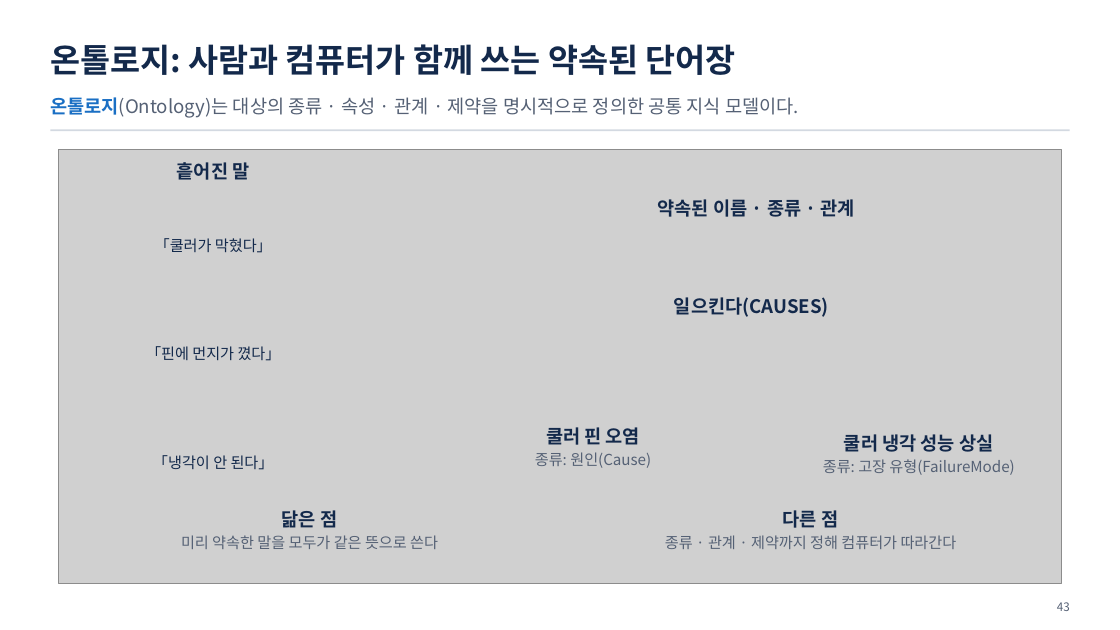
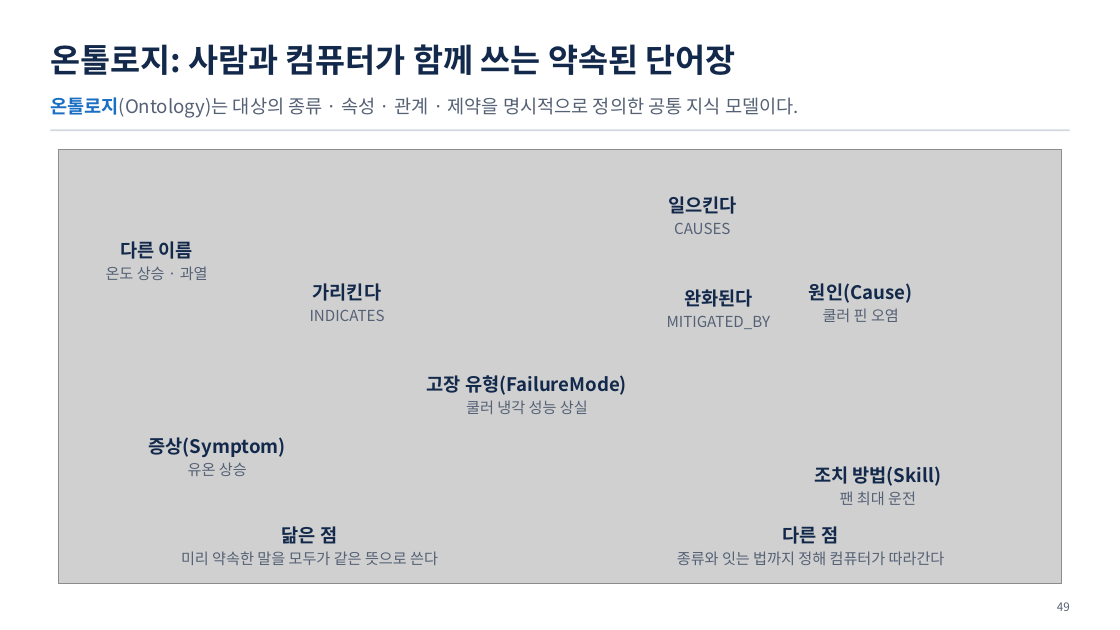
Before and after one commit to uengine-oss/hyd-iot-edu, a slide deck: slide 49 of workspace/강의제작/산출물/통합반/이론_오프라인/01회차/통합반_오프라인_01회차.pptx (slide 43 before the commit). Drawn at 1120x630 pixels with LibreOffice and Linux fonts; fonts in the diff are those of the drawing; grey boxes stand for pictures. Boxes give left, top, right and bottom in pixels: in the first picture for what was removed or moved away, otherwise in the second. Text is boxed around its words. In the diff, an @@ line names an element or a change of style, - is before the commit and + after.

Commit message:
오프라인 1회차 교재를 온라인 76장 확정판과 같은 판으로(표지만 「오프라인 1회」, 사용자 결정) — 온톨로지 파트가 옛 판이던 결함 · 노션 1회차 두 쪽 갱신 기록

```diff
--- a/workspace/강의제작/산출물/통합반/이론_오프라인/01회차/통합반_오프라인_01회차.pptx
+++ b/workspace/강의제작/산출물/통합반/이론_오프라인/01회차/통합반_오프라인_01회차.pptx
@@ text removed at bbox=[177, 162, 249, 180] @@
-흩어진 말
@@ text removed at bbox=[658, 199, 855, 217] @@
-약속된 이름 · 종류 · 관계
@@ text at bbox=[668, 196, 736, 234]: text changed; size 16 to 13 pt; text colour #13294B to #556175; bold off @@
-일으킨다(CAUSES)
+일으킨다
+CAUSES
@@ text added at bbox=[106, 241, 208, 280], 13 pt, text #556175 @@
+다른 이름
+온도 상승 · 과열
@@ text added at bbox=[310, 283, 385, 321], 13 pt, text #556175 @@
+가리킨다
+INDICATES
@@ text added at bbox=[667, 289, 770, 329], 13 pt, text #556175 @@
+완화된다
+MITIGATED_BY
@@ text at bbox=[809, 283, 912, 322]: text changed; size 13 to 16 pt; bold on @@
-「핀에 먼지가 꼈다」
+원인(Cause)
+쿨러 핀 오염
@@ text at bbox=[427, 375, 627, 414]: text changed; size 13 to 16 pt; bold on @@
-「쿨러가 막혔다」
+고장 유형(FailureMode)
+쿨러 냉각 성능 상실
@@ text added at bbox=[149, 437, 286, 476], 16 pt, text #13294B, bold @@
+증상(Symptom)
+유온 상승
@@ text removed at bbox=[535, 427, 651, 468] @@
-쿨러 핀 오염
-종류: 원인(Cause)
@@ text removed at bbox=[823, 434, 1014, 475] @@
-쿨러 냉각 성능 상실
-종류: 고장 유형(FailureMode)
@@ text removed at bbox=[153, 455, 274, 470] @@
-「냉각이 안 된다」
@@ text added at bbox=[814, 466, 942, 505], 16 pt, text #13294B, bold @@
+조치 방법(Skill)
+팬 최대 운전
@@ text "닮은 점": place and size @@
-text "닮은 점" at bbox=[181, 510, 438, 549]
+text "닮은 점" at bbox=[181, 526, 438, 565]
@@ text "다른 점": place and size @@
-text "다른 점" at bbox=[665, 510, 957, 549]
+text "다른 점" at bbox=[677, 526, 945, 565]
@@ text at bbox=[677, 551, 945, 565]: text changed @@
-종류 · 관계 · 제약까지 정해 컴퓨터가 따라간다
+종류와 잇는 법까지 정해 컴퓨터가 따라간다
@@ text at bbox=[1057, 602, 1070, 611]: text changed @@
-43
+49
```
Also in this commit, not shown: 58 other slides changed, 11 slides added, 1 slide removed, 2 other files.
